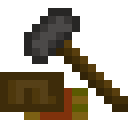
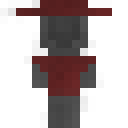
Comparing the layer stacks of the two 128×128 images. Changes:
hid "Build Materials 1" over [0,8,128,120]
added layer "Settler" over [0,0,112,128]
